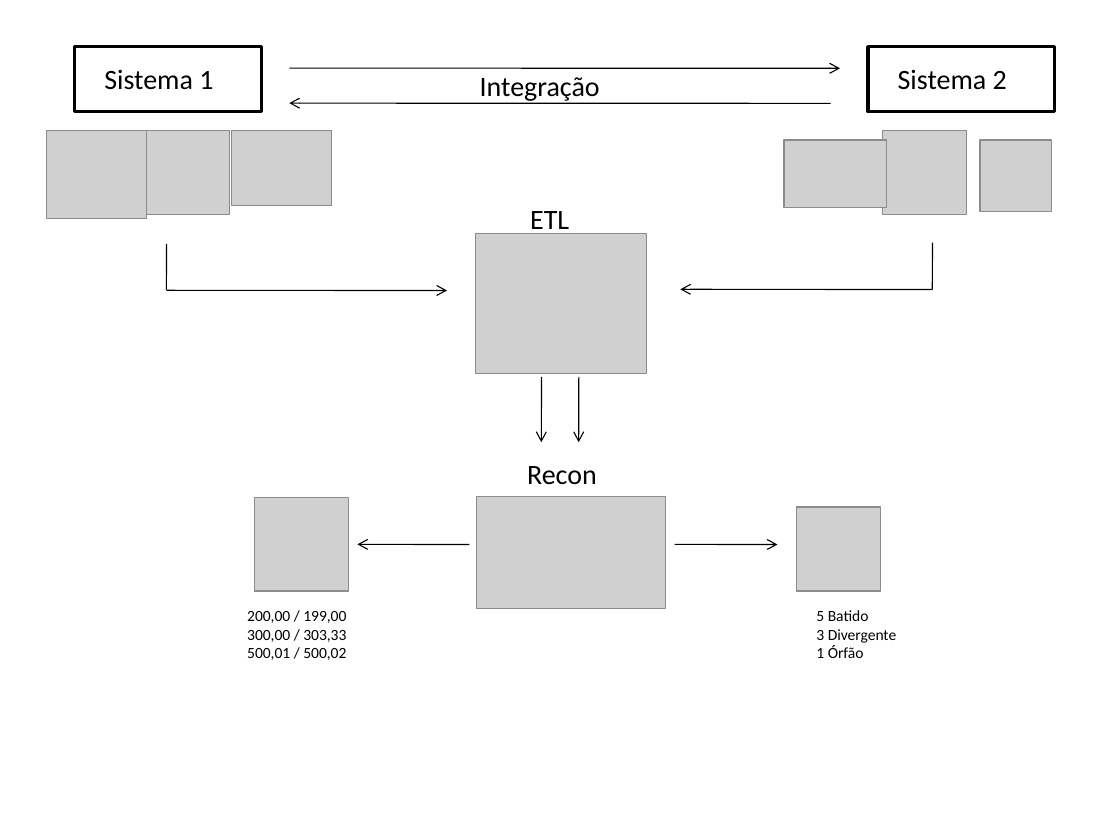
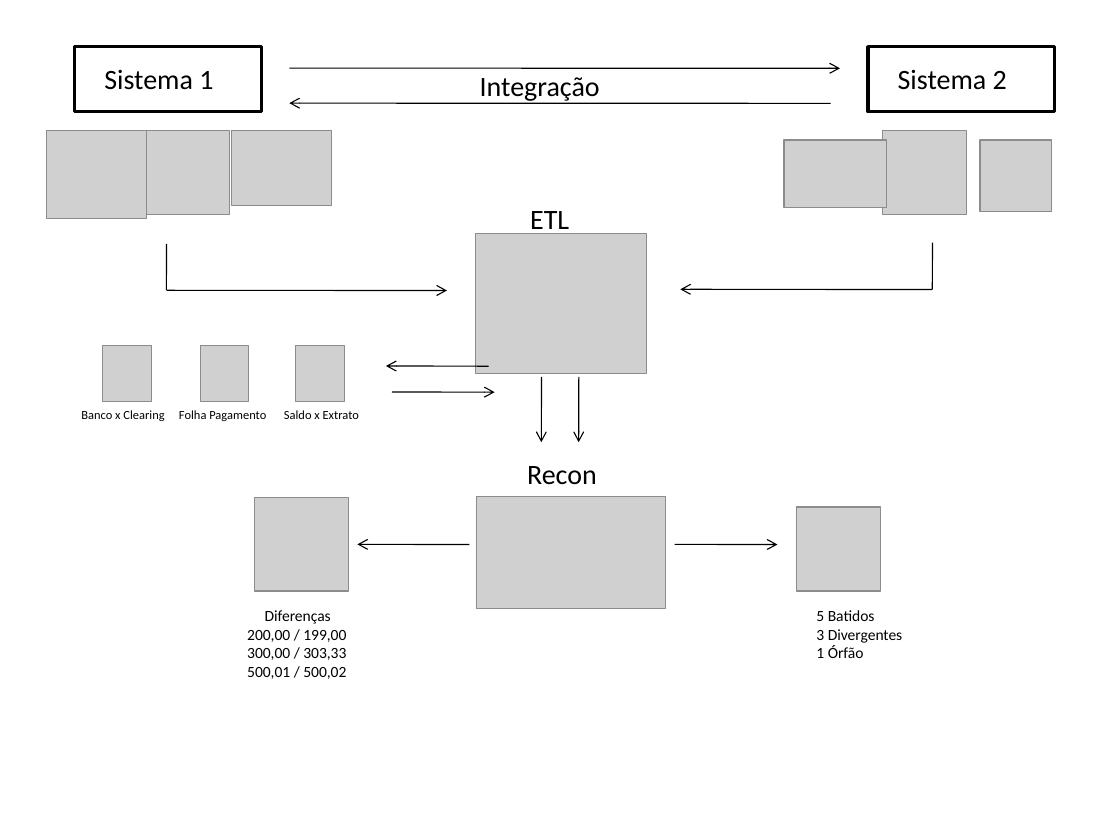
Before and after one commit to dlancioni/recon, a slide deck: slide 1 of etc/recon.pptx. Drawn at 1120x840 pixels with LibreOffice and Linux fonts; fonts in the diff are those of the drawing; grey boxes stand for pictures. Boxes give left, top, right and bottom in pixels: in the first picture for what was removed or moved away, otherwise in the second. Text is boxed around its words. In the diff, an @@ line names an element or a change of style, - is before the commit and + after.

Commit message:
Improve ppt

```diff
--- a/etc/recon.pptx
+++ b/etc/recon.pptx
@@ picture added at <box>103,345,151,401</box> @@
@@ picture added at <box>200,346,249,402</box> @@
@@ picture added at <box>296,345,344,401</box> @@
@@ arrow added from (488, 366) to (386, 366), #000000 0.75 pt @@
@@ text added at <box>81,410,164,421</box>, 8 pt, text #000000 @@
+Banco x Clearing
@@ text added at <box>179,410,266,421</box>, 8 pt, text #000000 @@
+Folha Pagamento
@@ text added at <box>284,410,359,419</box>, 8 pt, text #000000 @@
+Saldo x Extrato
@@ arrow added from (495, 392) to (392, 392), #000000 0.75 pt @@
@@ text at <box>265,610,331,624</box>: paragraph added @@
+Diferenças
@@ text at <box>816,610,903,643</box>: text changed @@
-5 Batido
-3 Divergente
+5 Batidos
+3 Divergentes
```
